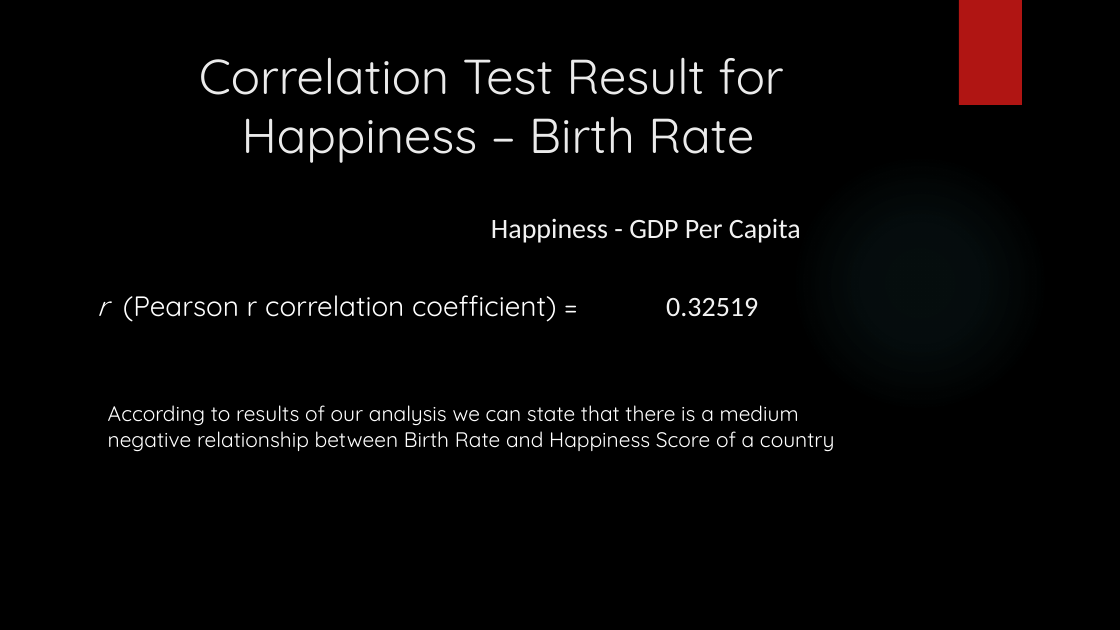
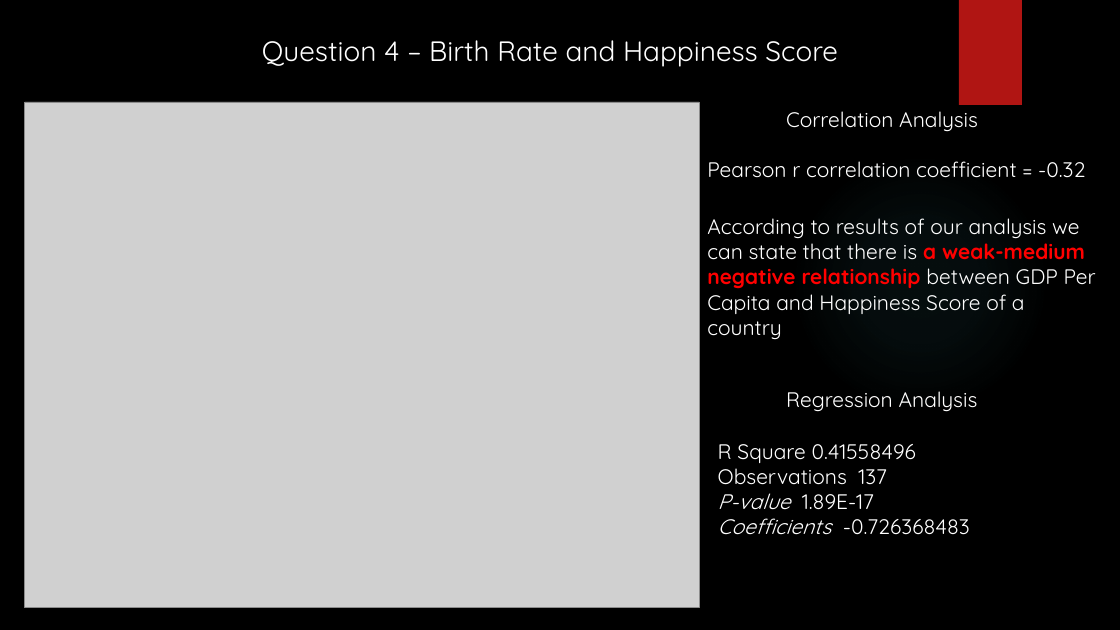
Before and after one commit to sinancengiz/World_Happiness, a slide deck: slide 7 of Project_1_Team_7_Presentation.pptx (slide 10 before the commit). Drawn at 1120x630 pixels with LibreOffice and Linux fonts; fonts in the diff are those of the drawing; grey boxes stand for pictures; background and template pictures are left out. Boxes give left, top, right and bottom in pixels: in the first picture for what was removed or moved away, otherwise in the second. Text is boxed around its words. In the diff, an @@ line names an element or a change of style, - is before the commit and + after.

Commit message:
for birthrate and hapiness regration analysis added

```diff
--- a/Project_1_Team_7_Presentation.pptx
+++ b/Project_1_Team_7_Presentation.pptx
@@ title removed at bbox=[199, 57, 783, 163] @@
-Correlation Test Result for
-Happiness – Birth Rate
@@ text added at bbox=[262, 40, 838, 67], 24 pt, text #FFFFFF @@
+Question 4 – Birth Rate and Happiness Score
@@ picture added at bbox=[24, 102, 699, 607] @@
@@ text added at bbox=[786, 111, 978, 132], 18 pt, text #FFFFFF @@
+Correlation Analysis
@@ text at bbox=[707, 161, 1085, 178]: text changed; size 24 to 18 pt @@
-r (Pearson r correlation coefficient) =
+Pearson r correlation coefficient = -0.32
@@ text removed at bbox=[491, 218, 801, 243] @@
-Happiness - GDP Per Capita
@@ text at bbox=[707, 218, 1096, 339]: text changed @@
-According to results of our analysis we can state that there is a medium negative relationship between Birth Rate and Happiness Score of a country
+According to results of our analysis we can state that there is a weak-medium negative relationship between GDP Per Capita and Happiness Score of a country
@@ text removed at bbox=[666, 298, 758, 316] @@
--0.32519
@@ text added at bbox=[786, 391, 978, 412], 18 pt, text #FFFFFF @@
+Regression Analysis
@@ text added at bbox=[718, 444, 970, 535], 18 pt, text #FFFFFF @@
+R Square 0.41558496
+Observations 137
+P-value 1.89E-17
+Coefficients -0.726368483
```
Also in this commit, not shown: 1 other slide changed, 5 slides removed.
